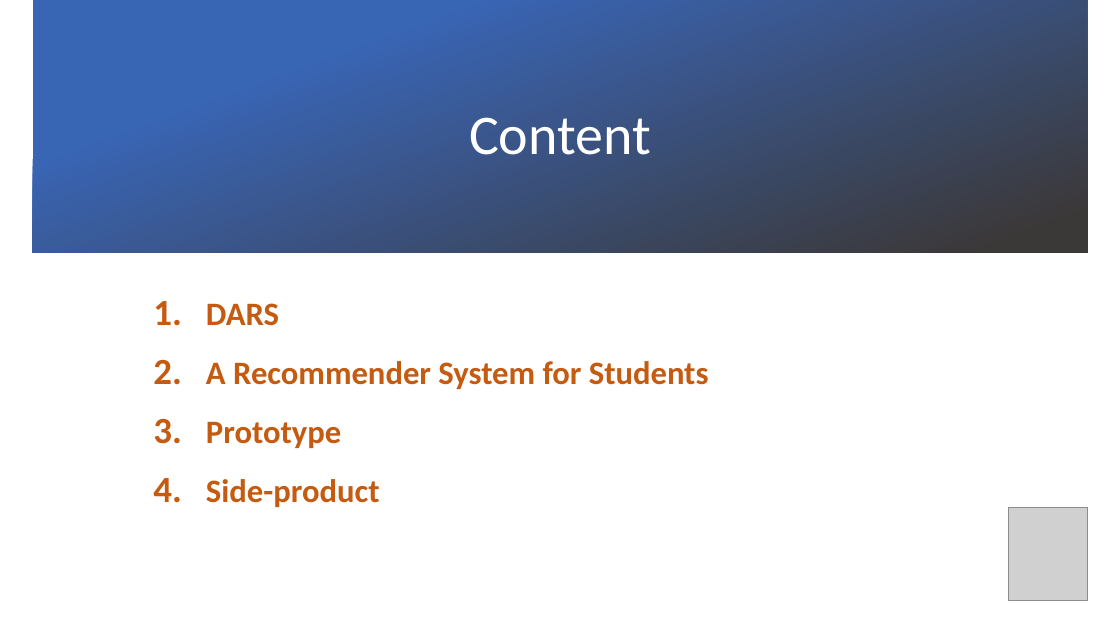
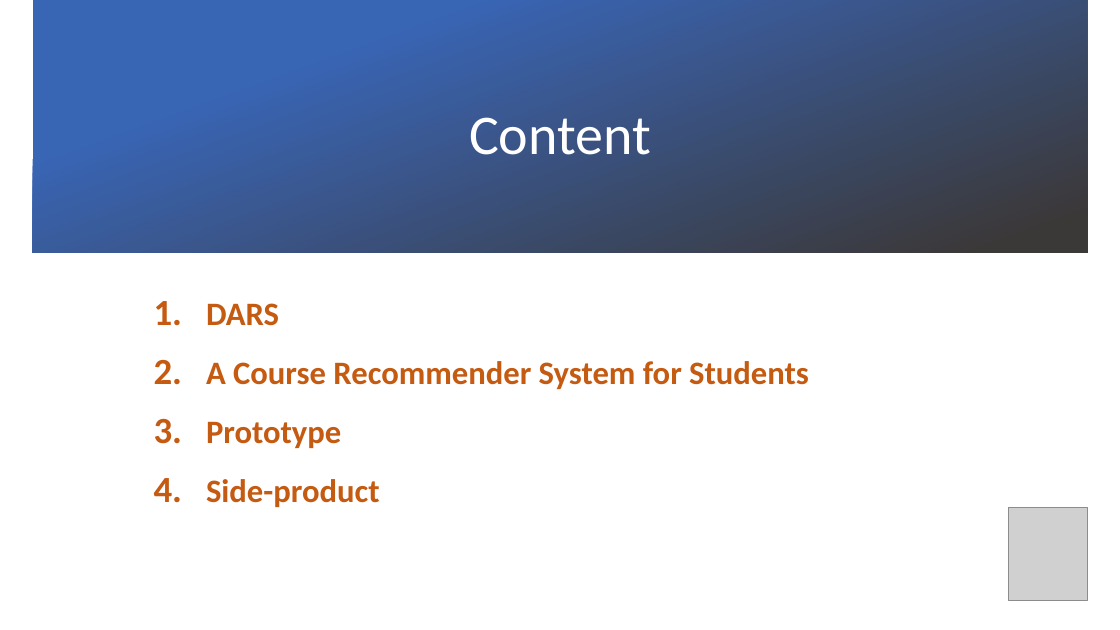
Before and after one commit to DARS-UM/DARS, a slide deck: slide 3 of Output/Communication Material/most recent version.pptx. Drawn at 1120x630 pixels with LibreOffice and Linux fonts; fonts in the diff are those of the drawing; grey boxes stand for pictures; background and template pictures are left out. Boxes give left, top, right and bottom in pixels: in the first picture for what was removed or moved away, otherwise in the second. Text is boxed around its words. In the diff, an @@ line names an element or a change of style, - is before the commit and + after.

```diff
--- a/Output/Communication Material/most recent version.pptx
+++ b/Output/Communication Material/most recent version.pptx
@@ text at (x1=206, y1=361, x2=809, y2=389): text changed @@
-2. A Recommender System for Students
+2. A Course Recommender System for Students
```
Also in this commit, not shown: 6 other slides changed, 1 slide added, 1 slide removed, 6 other files.
